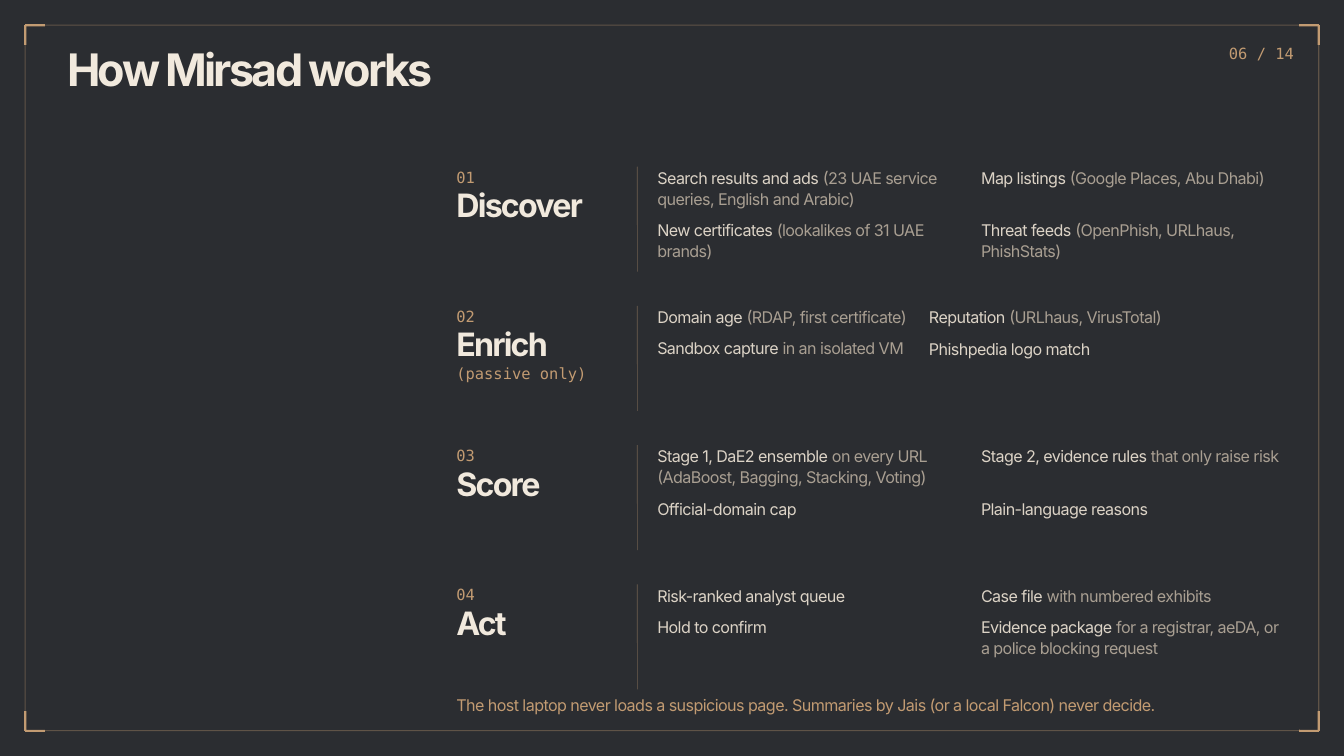
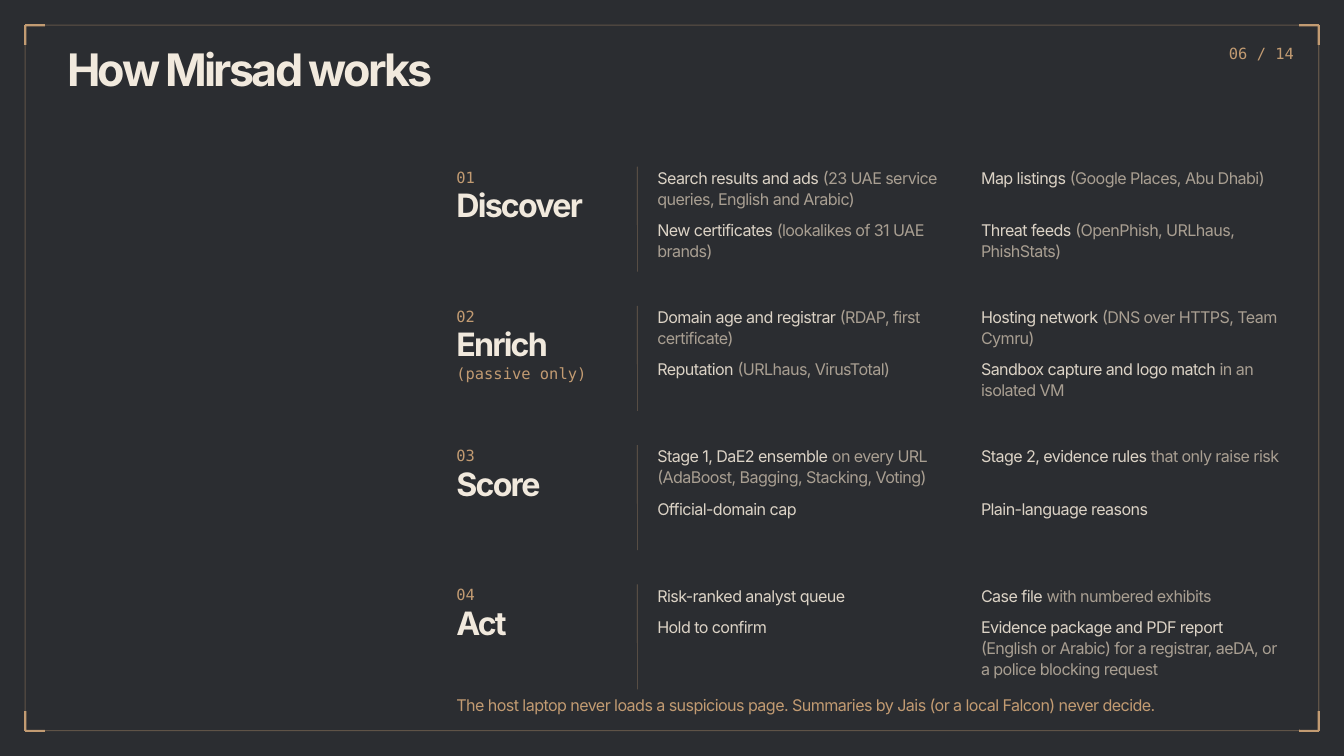
Before and after one commit to muhammet-tm/mirsad, a slide deck: slide 6 of deck/Mirsad_Deck.pptx. Drawn at 1344x756 pixels with LibreOffice and Linux fonts; fonts in the diff are those of the drawing; background and template pictures are left out. Boxes give left, top, right and bottom in pixels: in the first picture for what was removed or moved away, otherwise in the second. Text is boxed around its words. In the diff, an @@ line names an element or a change of style, - is before the commit and + after.

```diff
--- a/deck/Mirsad_Deck.pptx
+++ b/deck/Mirsad_Deck.pptx
@@ text at box(657, 310, 920, 346): text changed @@
-Domain age (RDAP, first certificate)
+Domain age and registrar (RDAP, first
+certificate)
@@ text added at box(981, 310, 1277, 347), 11.5 pt, text #A99F92 @@
+Hosting network (DNS over HTTPS, Team
+Cymru)
@@ text "Reputation (URLhaus, VirusTotal)": place and size @@
-text "Reputation (URLhaus, VirusTotal)" at box(929, 310, 1162, 327)
+text "Reputation (URLhaus, VirusTotal)" at box(657, 362, 890, 379)
@@ text removed at box(657, 342, 904, 357) @@
-Sandbox capture in an isolated VM
@@ text at box(981, 363, 1254, 396): text changed @@
-Phishpedia logo match
+Sandbox capture and logo match in an
+isolated VM
@@ text at box(981, 621, 1277, 657): text changed @@
-Evidence package for a registrar, aeDA, or
+Evidence package and PDF report
+(English or Arabic) for a registrar, aeDA, or
```
Also in this commit, not shown: 4 other slides changed, 3 other files.
